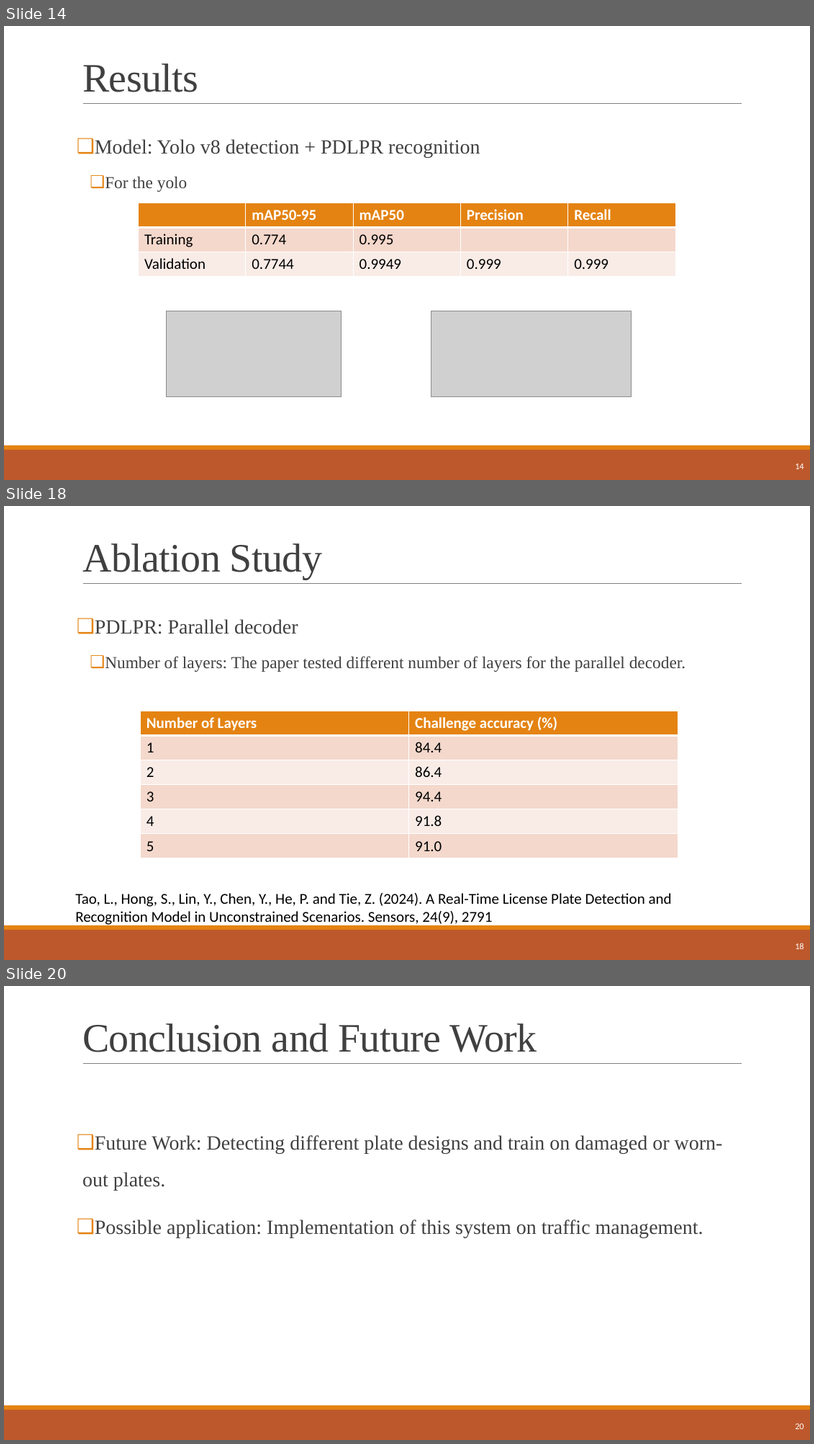
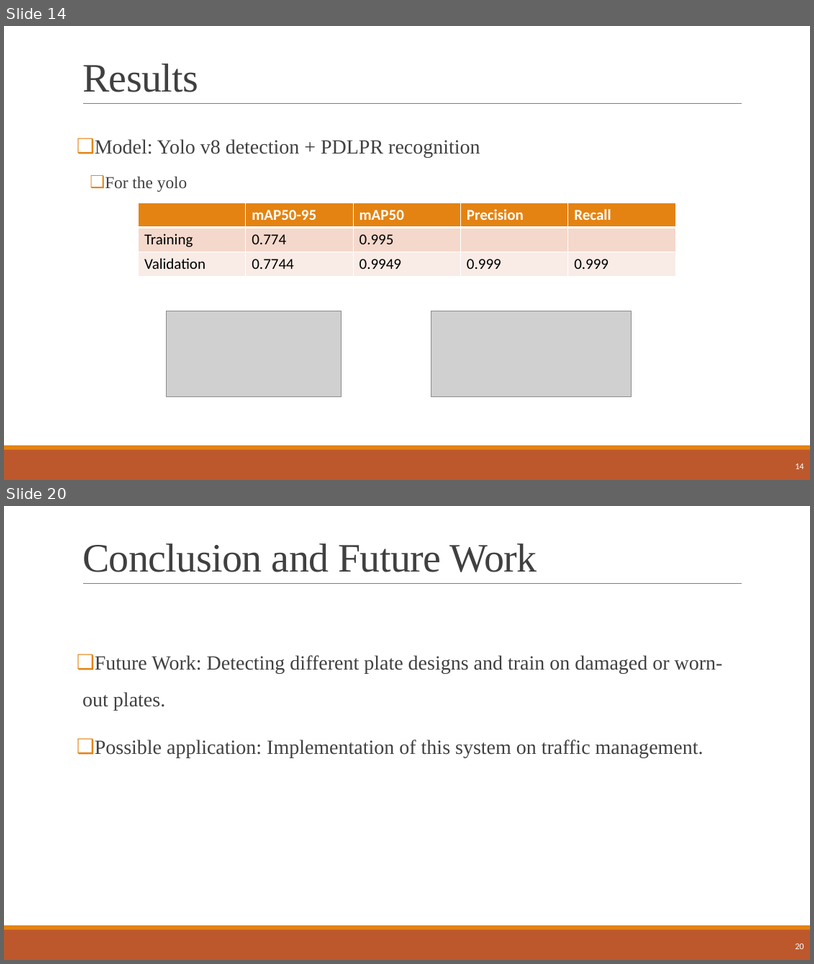
Before and after one commit to andrea-dalessio/CVProject4_final, a slide deck: presentation_CV_Final.pptx. Shown one above the other, each under a label of ours: slides 14, 18 and 20 before the commit, slides 14 and 20 after it; the slides between them are not shown. The pictures are 814x1444 and 814x964 pixels, drawn with LibreOffice and Linux fonts; fonts in the diff are those of the drawing; grey boxes stand for pictures. Boxes give left, top, right and bottom in pixels: in the first picture for what was removed or moved away, otherwise in the second. Text is boxed around its words. In the diff, an @@ line names an element or a change of style, - is before the commit and + after.

```diff
--- a/presentation_CV_Final.pptx
+++ b/presentation_CV_Final.pptx
@@ slide 18 removed at [4, 506, 810, 960], background #FFFFFF; not listed: 3 template elements that a slide beside it also shows @@
@@ title removed at [82, 543, 322, 579] @@
-Ablation Study
@@ text removed at [95, 619, 686, 672] @@
-❑ PDLPR: Parallel decoder
-  ❑ Number of layers: The paper tested different number of layers for the parallel decoder.
@@ table removed at [141, 711, 678, 858], 6 rows, 2 columns @@
-Number of Layers | Challenge accuracy (%)
-1 | 84.4
-2 | 86.4
-3 | 94.4
-4 | 91.8
-5 | 91.0
@@ text removed at [75, 893, 672, 926] @@
-Tao, L., Hong, S., Lin, Y., Chen, Y., He, P. and Tie, Z. (2024). A Real-Time License Plate Detection and Recognition Model in Unconstrained Scenarios. Sensors, 24(9), 2791
@@ page number removed at [795, 942, 804, 949] @@
-18
```
Also in this commit, not shown: 6 slides changed, 1 slide added, 1 other file.
